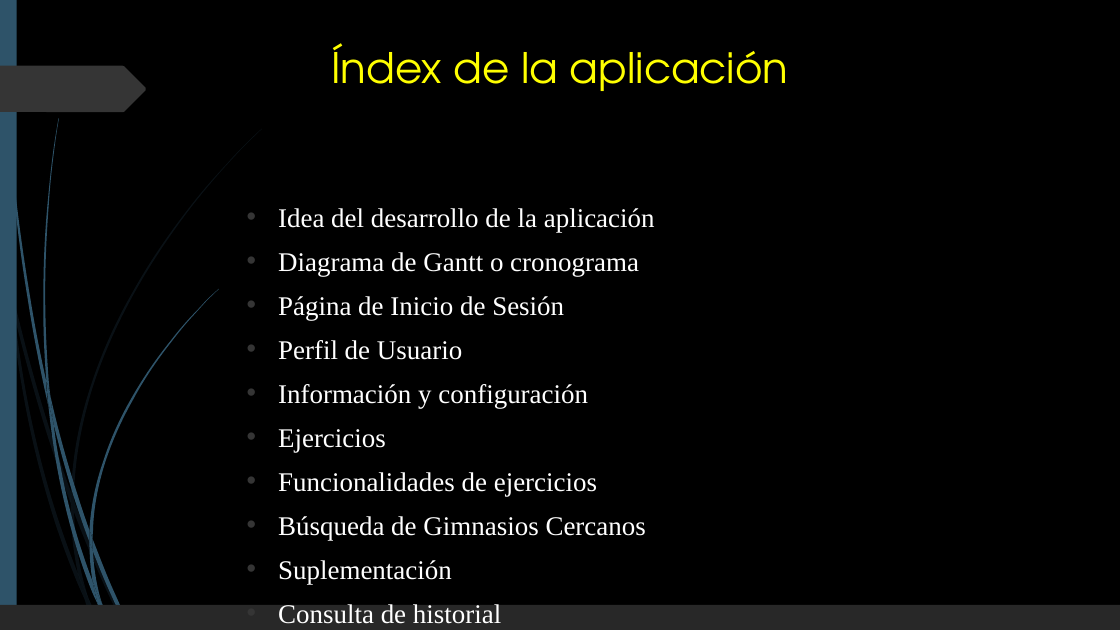
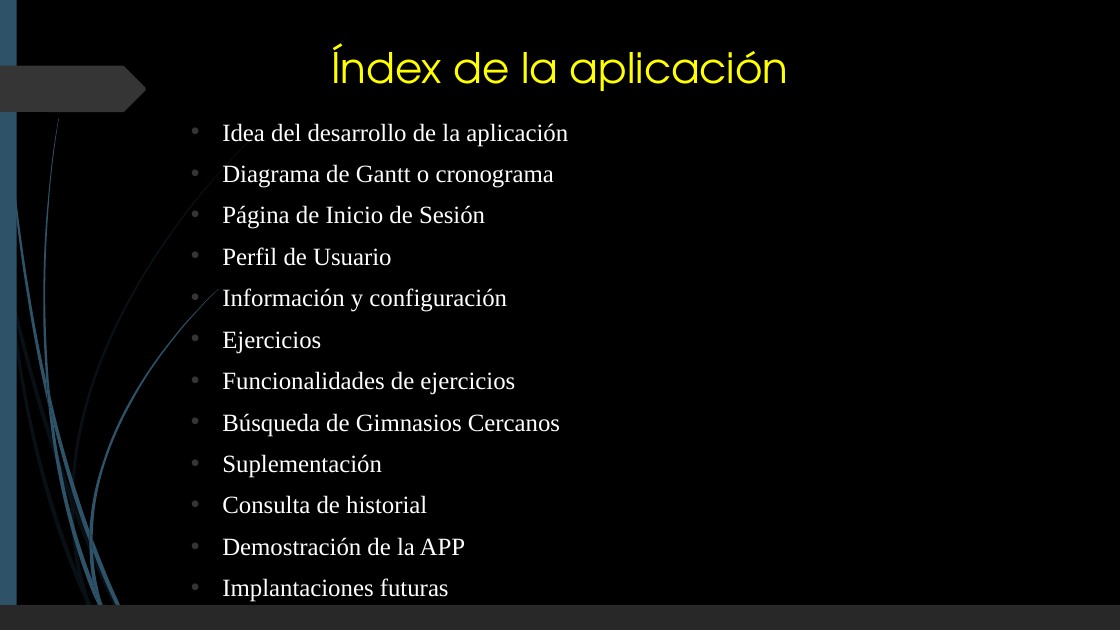
Before and after one commit to JavierRamiro8/Temple-Body, a slide deck: slide 2 of Documentacion/TEMPLE BODY.pptx. Drawn at 1120x630 pixels with LibreOffice and Linux fonts; fonts in the diff are those of the drawing. Boxes give left, top, right and bottom in pixels: in the first picture for what was removed or moved away, otherwise in the second. Text is boxed around its words. In the diff, an @@ line names an element or a change of style, - is before the commit and + after.

```diff
--- a/Documentacion/TEMPLE BODY.pptx
+++ b/Documentacion/TEMPLE BODY.pptx
@@ text "Idea del desarrollo de la ...": place and size @@
-text "Idea del desarrollo de la ..." at bbox=[278, 208, 655, 584]
+text "Idea del desarrollo de la ..." at bbox=[222, 123, 568, 556]
@@ text at bbox=[222, 123, 568, 514]: size 23.1 to 21.2 pt in "Idea del desarrollo de la aplicación", "Diagrama de Gantt o cronograma", "Página de Inicio de Sesión", "Perfil de Usuario" and 6 more places @@
@@ text at bbox=[222, 537, 465, 556]: paragraphs added @@
+• Demostración de la APP
+• Implantaciones futuras
```
Also in this commit, not shown: 2 slides added, 1 other file.
